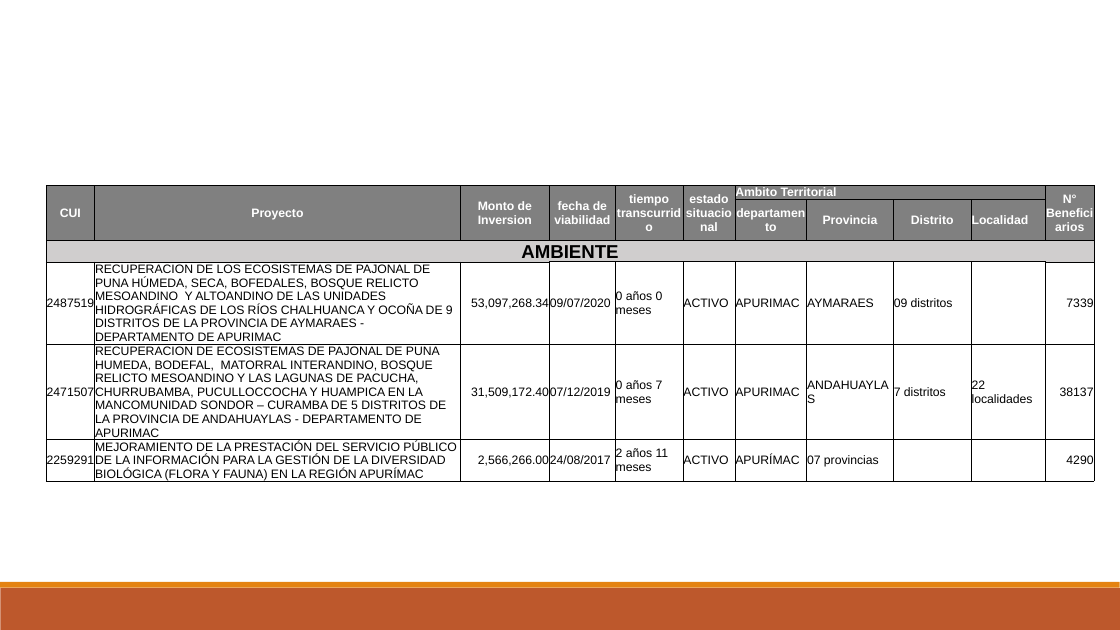
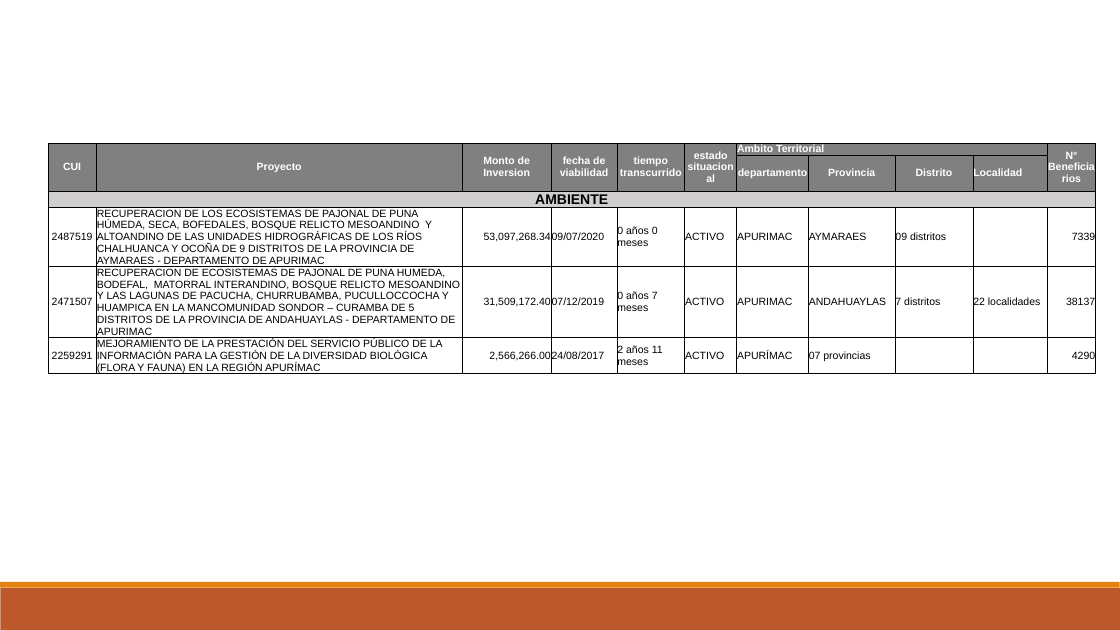
Before and after one commit to ORFEI-GRAP/Gestion-ORFEI, a slide deck: slide 3 of Estadistica Proyectos/Estadisticas PROYECTOS ACTIVOS POR FUNCION.pptx. Drawn at 1120x630 pixels with LibreOffice and Linux fonts; fonts in the diff are those of the drawing. Boxes give left, top, right and bottom in pixels: in the first picture for what was removed or moved away, otherwise in the second. Text is boxed around its words. In the diff, an @@ line names an element or a change of style, - is before the commit and + after.

```diff
--- a/Estadistica Proyectos/Estadisticas PROYECTOS ACTIVOS POR FUNCION.pptx
+++ b/Estadistica Proyectos/Estadisticas PROYECTOS ACTIVOS POR FUNCION.pptx
@@ table at <box>48,143,1096,378</box> @@
@@ size 10.5 to 9 pt @@
@@ size 16 to 12 pt in "AMBIENTE" @@
@@ table: place and size @@
-table at <box>46,186,1095,485</box>
+table at <box>48,143,1096,378</box>
```
Also in this commit, not shown: 6 other slides changed.
